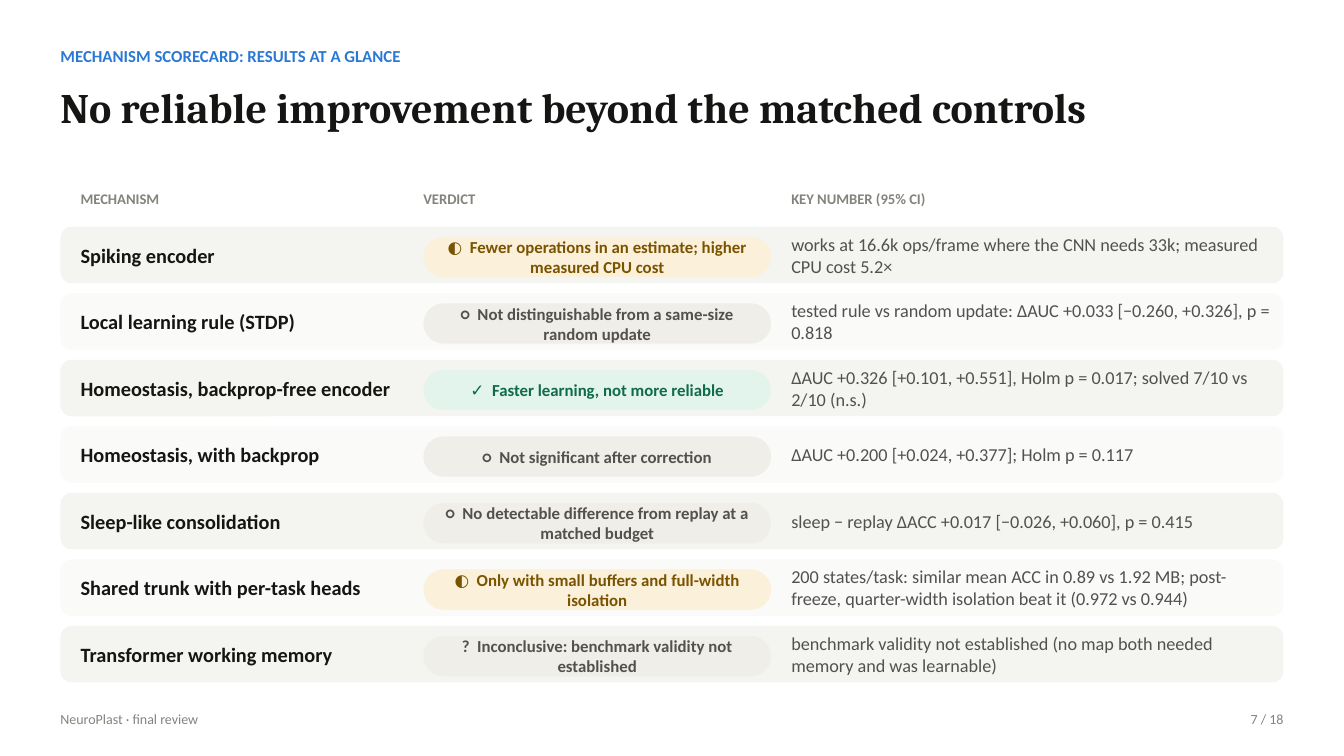
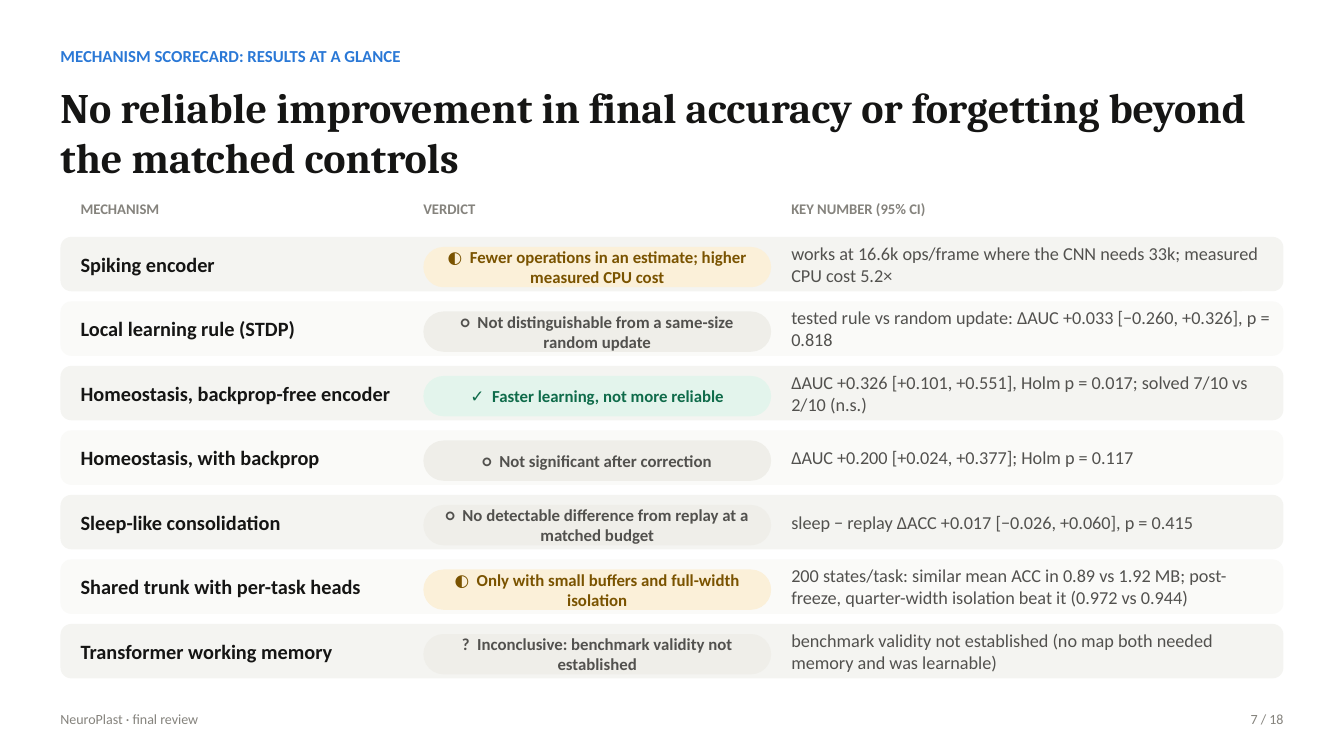
Before and after one commit to VT69/NeuroPlast, a slide deck: slide 7 of presentation/NeuroPlast_final_review.pptx. Drawn at 1344x756 pixels with LibreOffice and Linux fonts; fonts in the diff are those of the drawing. Boxes give left, top, right and bottom in pixels: in the first picture for what was removed or moved away, otherwise in the second. Text is boxed around its words. In the diff, an @@ line names an element or a change of style, - is before the commit and + after.

```diff
--- a/presentation/NeuroPlast_final_review.pptx
+++ b/presentation/NeuroPlast_final_review.pptx
@@ text at bbox=[60, 93, 1246, 174]: text changed @@
-No reliable improvement beyond the matched controls
+No reliable improvement in final accuracy or forgetting beyond the matched controls
@@ 7 texts, 4 rounded rectangles: place and size @@
-7 texts, 4 rounded rectangles at bbox=[60, 193, 1284, 350]
+7 texts, 4 rounded rectangles at bbox=[60, 203, 1284, 356]
@@ 4 rounded rectangles, 2 texts: place and size @@
-4 rounded rectangles, 2 texts at bbox=[60, 360, 1284, 483]
+4 rounded rectangles, 2 texts at bbox=[60, 366, 1284, 485]
@@ rounded rectangle: place and size @@
-rounded rectangle at bbox=[60, 626, 1284, 683]
+rounded rectangle at bbox=[60, 624, 1284, 679]
```
Also in this commit, not shown: 3 other slides changed, 5 other files.
